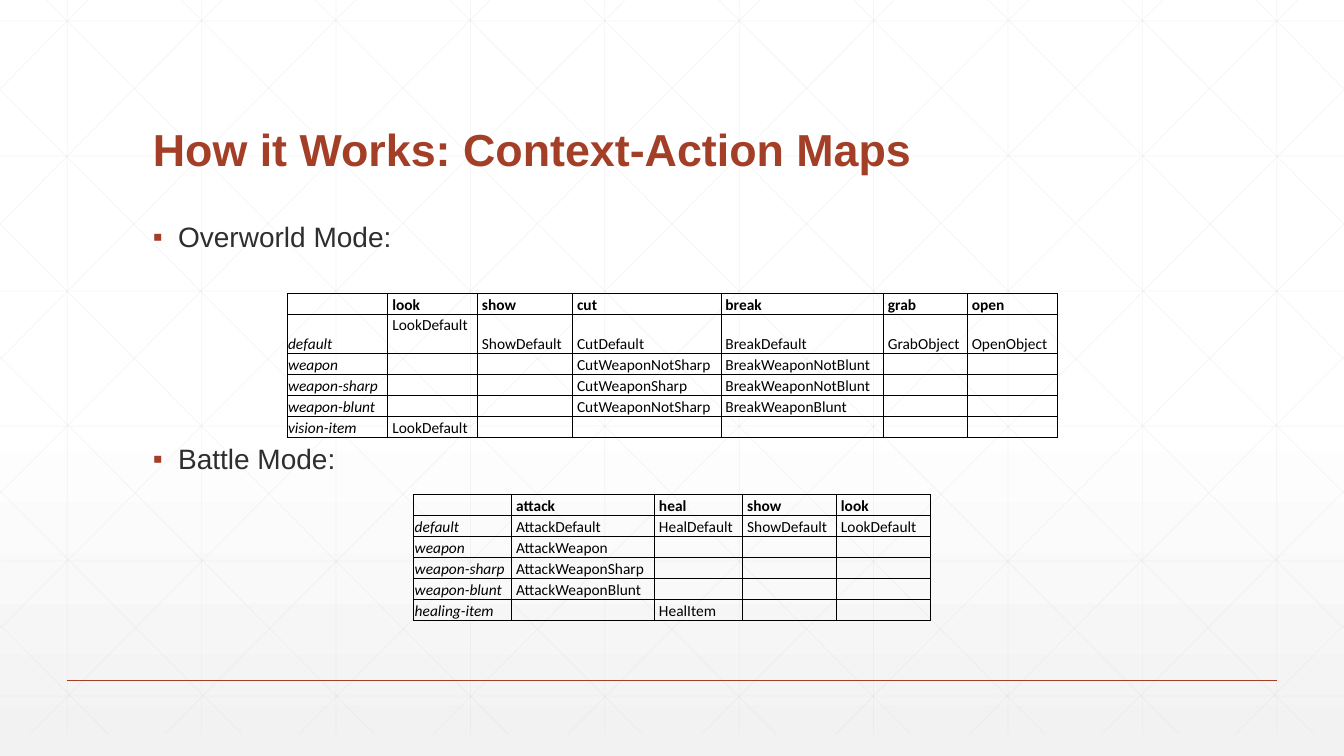
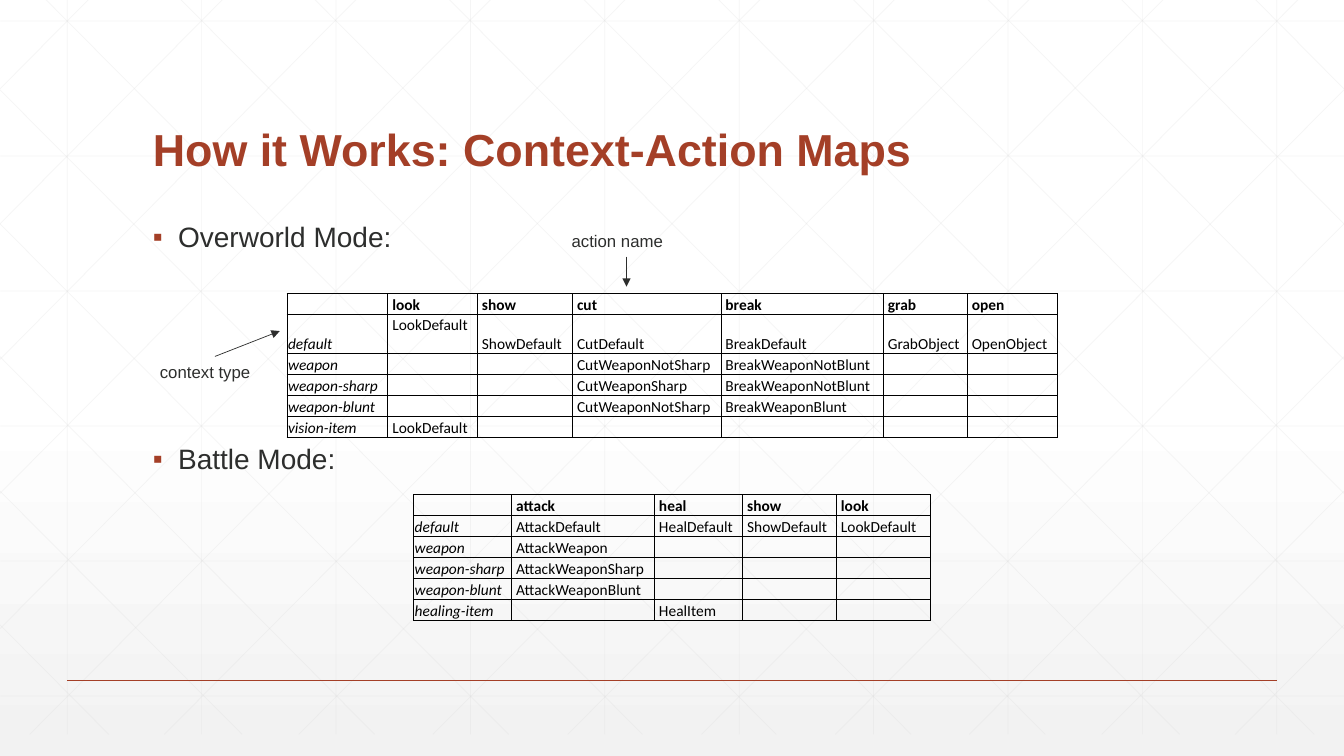
Before and after one commit to BaronKhan/VoiceRecognitionRPG, a slide deck: slide 11 of presentation/presentation.pptx (slide 9 before the commit). Drawn at 1344x756 pixels with LibreOffice and Linux fonts; fonts in the diff are those of the drawing. Boxes give left, top, right and bottom in pixels: in the first picture for what was removed or moved away, otherwise in the second. Text is boxed around its words. In the diff, an @@ line names an element or a change of style, - is before the commit and + after.

```diff
--- a/presentation/presentation.pptx
+++ b/presentation/presentation.pptx
@@ text added at box(572, 235, 663, 247), 12 pt, text #2D2E2D @@
+action name
@@ arrow added from (627, 256) to (627, 286), #2D2E2D 0.5 pt @@
@@ arrow added from (215, 357) to (280, 331), #2D2E2D 0.5 pt @@
@@ text added at box(160, 367, 251, 382), 12 pt, text #2D2E2D @@
+context type
```
Also in this commit, not shown: 2 other slides changed, 12 slides added, 3 other files.
